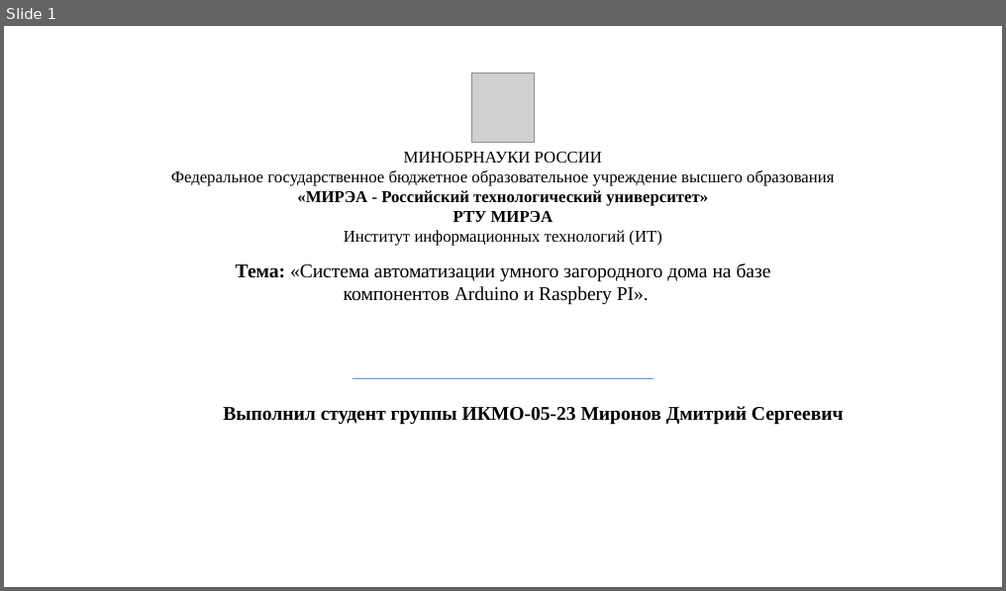
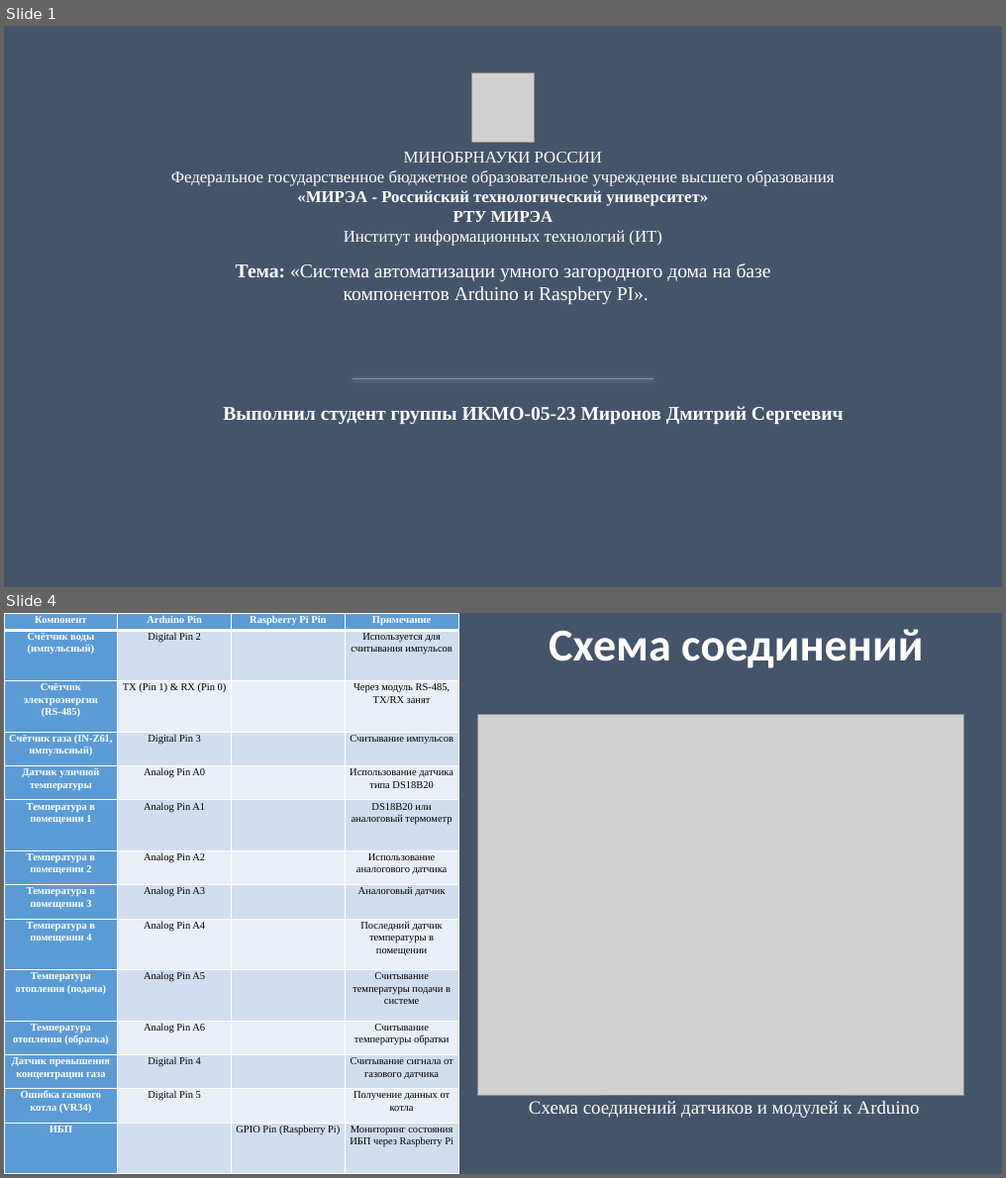
Before and after one commit to Raccoonn78/MagiCtr, a slide deck: 2 семестр/курсач/2025/Миронов_Д_С_ИКМО_05_23.pptx. Shown one above the other, each under a label of ours: slide 1 before the commit, slides 1 and 4 after it; the slides between them are not shown. The pictures are 1006x591 and 1006x1178 pixels, drawn with LibreOffice and Linux fonts; fonts in the diff are those of the drawing; grey boxes stand for pictures. Boxes give left, top, right and bottom in pixels: in the first picture for what was removed or moved away, otherwise in the second. Text is boxed around its words. In the diff, an @@ line names an element or a change of style, - is before the commit and + after.

```diff
--- a/2 семестр/курсач/2025/Миронов_Д_С_ИКМО_05_23.pptx
+++ b/2 семестр/курсач/2025/Миронов_Д_С_ИКМО_05_23.pptx
@@ slide 4 added at <box>4,613,1002,1174</box>, background #44546A @@
@@ table added at <box>4,613,459,1174</box>, 14 rows, 4 columns @@
+Компонент | Arduino Pin | Raspberry Pi Pin | Примечание
+Счётчик воды (импульсный) | Digital Pin 2 |  | Используется для считывания импульсов
+Счётчик электроэнергии (RS-485) | TX (Pin 1) & RX (Pin 0) |  | Через модуль RS-485, TX/RX занят
+Счётчик газа (IN-Z61, импульсный) | Digital Pin 3 |  | Считывание импульсов
+Датчик уличной температуры | Analog Pin A0 |  | Использование датчика типа DS18B20
+Температура в помещении 1 | Analog Pin A1 |  | DS18B20 или аналоговый термометр
+Температура в помещении 2 | Analog Pin A2 |  | Использование аналогового датчика
+Температура в помещении 3 | Analog Pin A3 |  | Аналоговый датчик
+Температура в помещении 4 | Analog Pin A4 |  | Последний датчик температуры в помещении
+Температура отопления (подача) | Analog Pin A5 |  | Считывание температуры подачи в системе
+Температура отопления (обратка) | Analog Pin A6 |  | Считывание температуры обратки
+Датчик превышения концентрации газа | Digital Pin 4 |  | Считывание сигнала от газового датчика
+Ошибка газового котла (VR34) | Digital Pin 5 |  | Получение данных от котла
+ИБП |  | GPIO Pin (Raspberry Pi) | Мониторинг состояния ИБП через Raspberry Pi
@@ title added at <box>548,629,923,668</box>, 44 pt, text #FFFFFF, bold @@
+Схема соединений
@@ picture added at <box>478,714,964,1095</box> @@
@@ text added at <box>529,1101,920,1118</box>, 18 pt, text #FFFFFF @@
+Схема соединений датчиков и модулей к Arduino
@@ slide 1 changed as well @@
@@ background #FFFFFF to #44546A @@
@@ text colour #000000 to #FFFFFF in 3 elements at <box>223,406,844,424</box>, <box>171,152,834,246</box>, <box>236,264,771,304</box> @@
```
Also in this commit, not shown: 5 other slides added, 6 slides removed, 1 other file.
